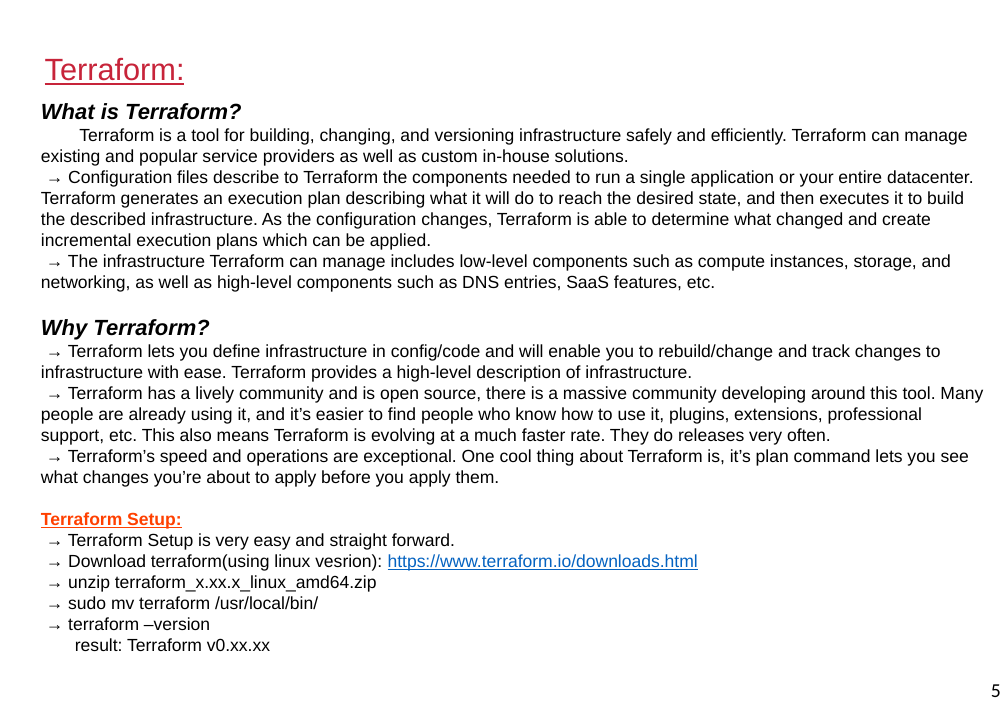
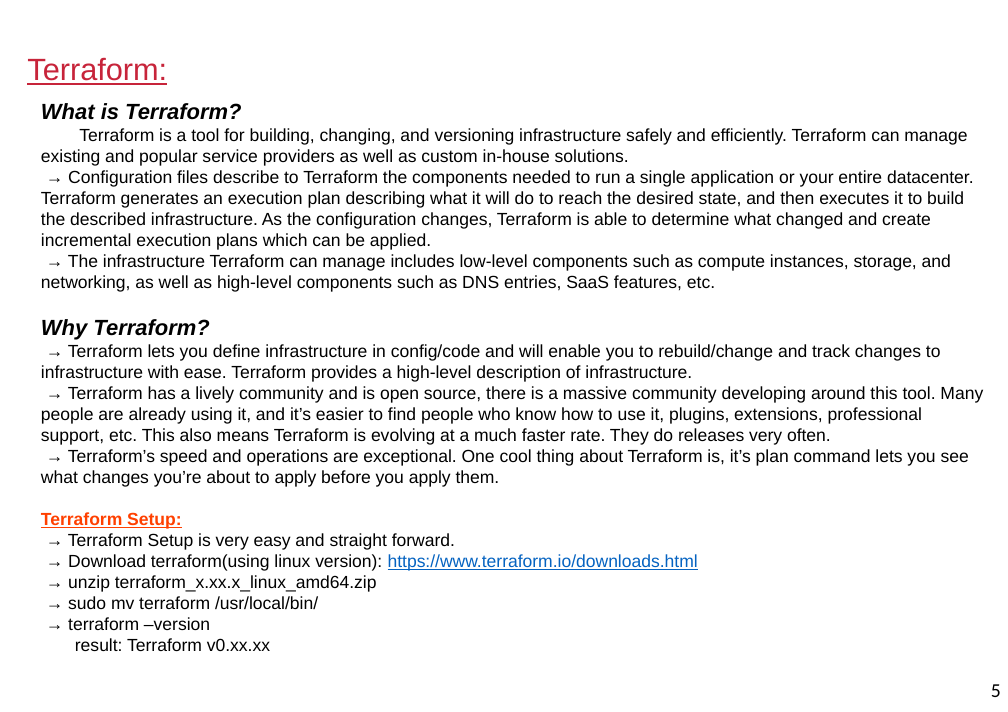
Before and after one commit to kiranpe/DevOpsCloud, a slide deck: slide 5 of DevOpsDoc.pptx. Drawn at 1008x712 pixels with LibreOffice and Linux fonts; fonts in the diff are those of the drawing; background and template pictures are left out. Boxes give left, top, right and bottom in pixels: in the first picture for what was removed or moved away, otherwise in the second. Text is boxed around its words. In the diff, an @@ line names an element or a change of style, - is before the commit and + after.

```diff
--- a/DevOpsDoc.pptx
+++ b/DevOpsDoc.pptx
@@ title "Terraform:": place and size @@
-title "Terraform:" at (45,57,185,85)
+title "Terraform:" at (27,57,167,85)
@@ subtitle at (68,554,698,571): text changed @@
-→ Download terraform(using linux vesrion): https://www.terraform.io/downloads.html
+→ Download terraform(using linux version): https://www.terraform.io/downloads.html
```
Also in this commit, not shown: 15 other slides changed, 1 slide added.
